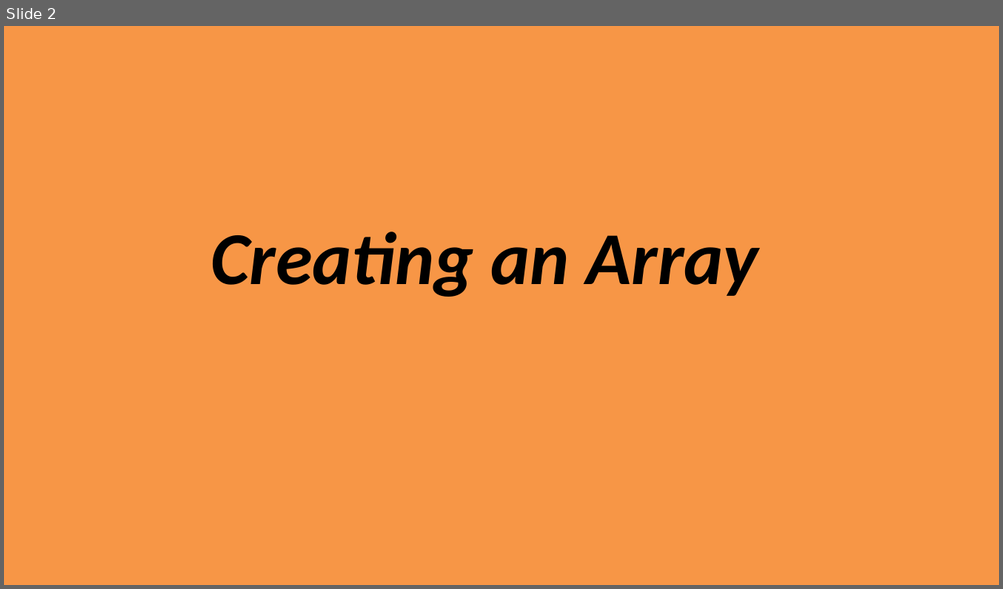
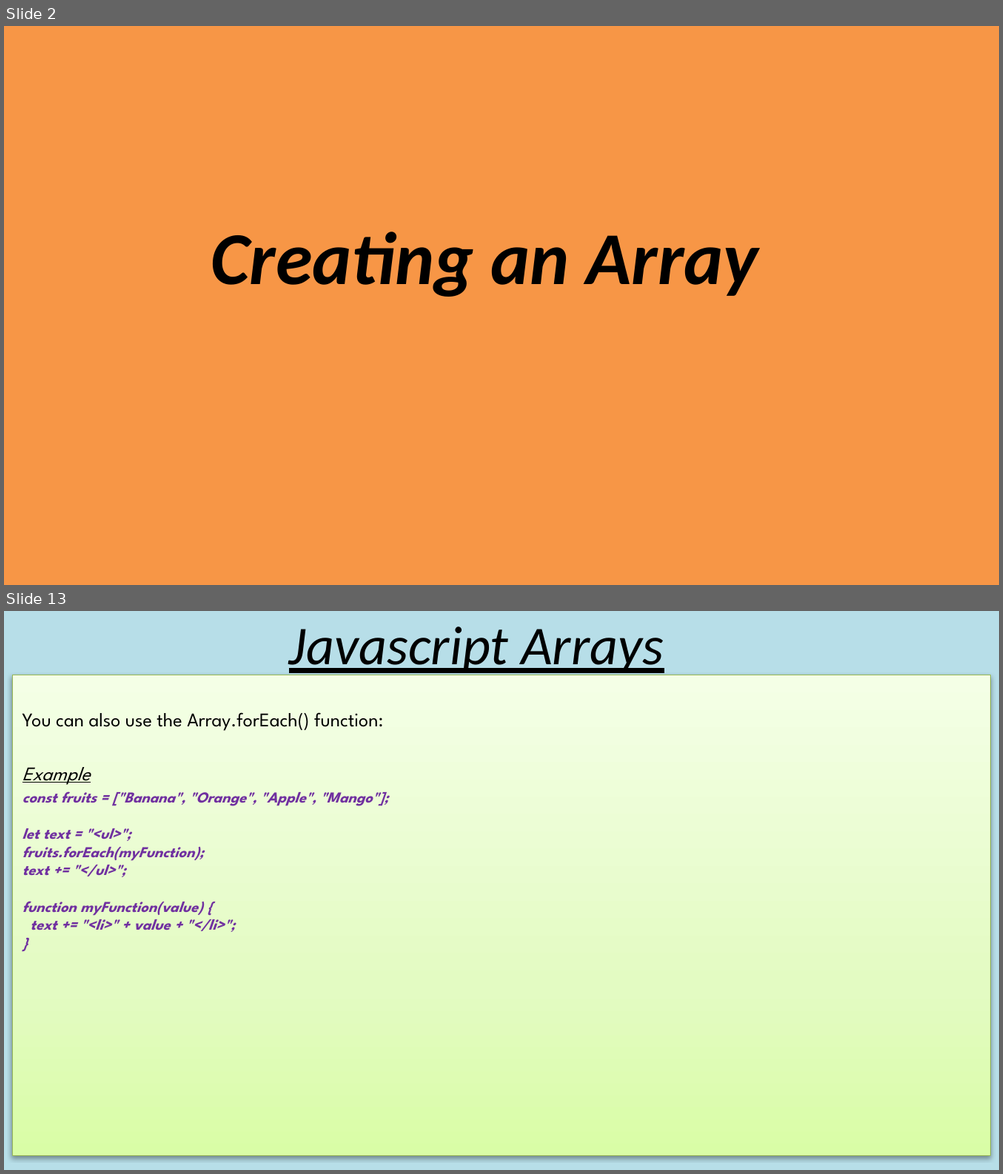
Before and after one commit to triple93r/Javascript_Arrays, a slide deck: JavascriptArrays.pptx. Shown one above the other, each under a label of ours: slide 2 before the commit, slides 2 and 13 after it; the slides between them are not shown. The pictures are 1003x589 and 1003x1174 pixels, drawn with LibreOffice and Linux fonts; fonts in the diff are those of the drawing. Boxes give left, top, right and bottom in pixels: in the first picture for what was removed or moved away, otherwise in the second. Text is boxed around its words. In the diff, an @@ line names an element or a change of style, - is before the commit and + after.

```diff
--- a/JavascriptArrays.pptx
+++ b/JavascriptArrays.pptx
@@ slide 13 added at [4,611,999,1170], background #B7DEE8 @@
@@ title added at [289,627,663,678], 39.6 pt, text #000000, italic, underline @@
+Javascript Arrays
@@ subtitle added at [12,675,990,1156], fill gradient #DAFDA7 to #E4FCC2 to #F5FFE7, outline #98B955 0.75 pt, 11 pt, text #7030A0, bold, italic @@
+You can also use the Array.forEach() function:
+Example
+const fruits = ["Banana", "Orange", "Apple", "Mango"];
+let text = "<ul>";
+fruits.forEach(myFunction);
+text += "</ul>";
+function myFunction(value) {
+text += "<li>" + value + "</li>";
+}
```
Also in this commit, not shown: 2 slides changed, 22 other slides added.
